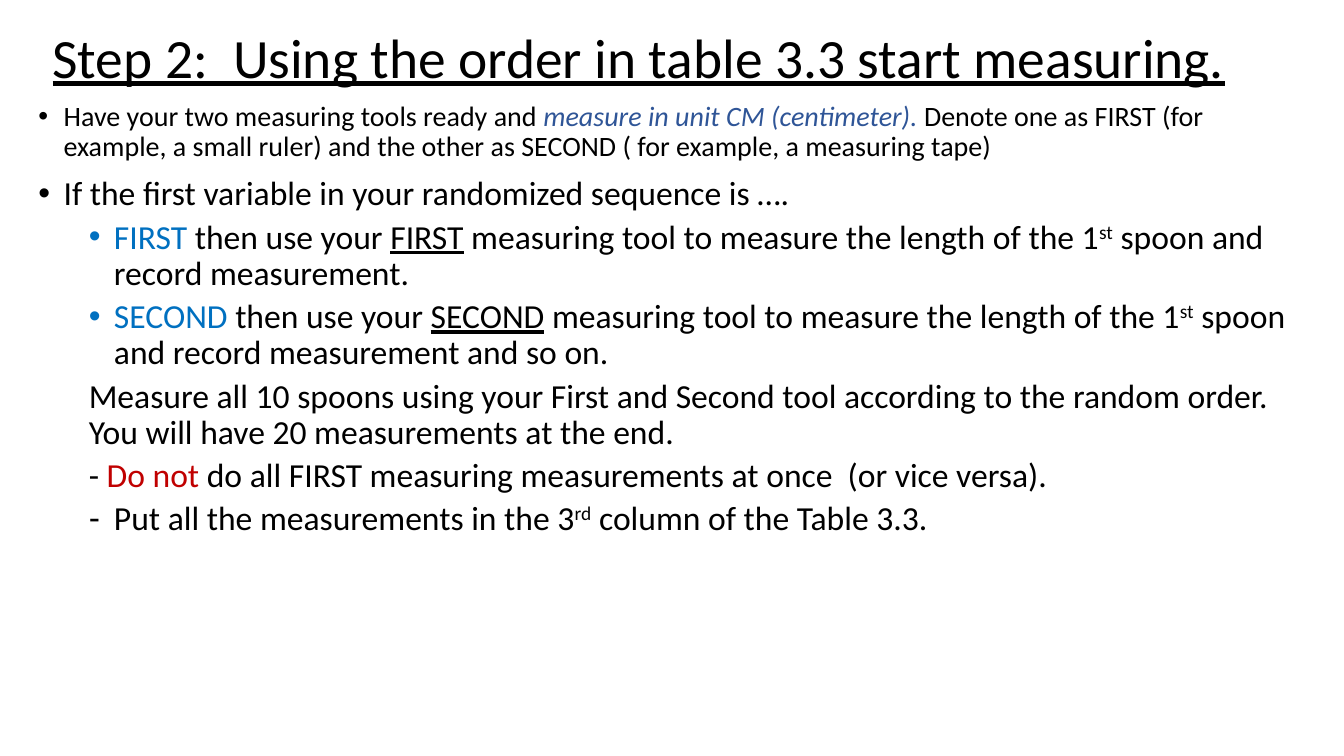
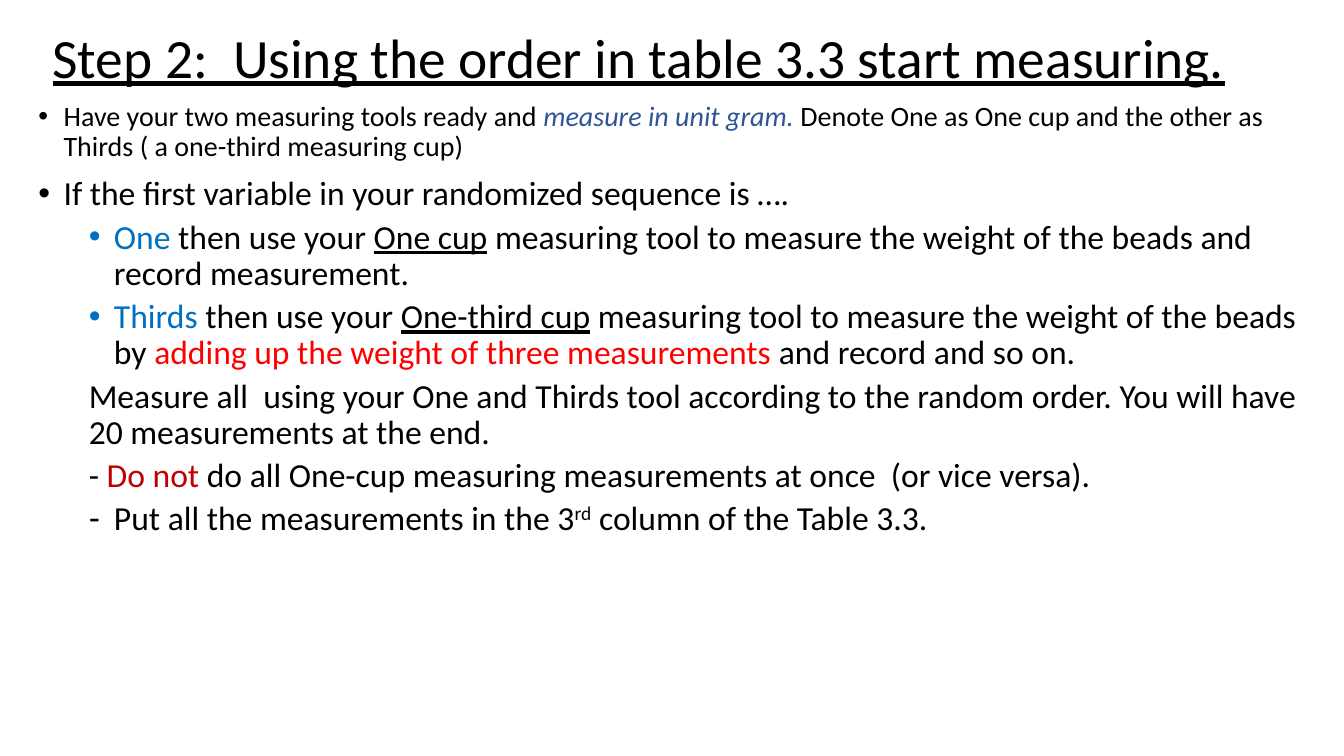
Before and after one commit to Shanlearning/Stat-201-teaching, a slide deck: slide 5 of Lab3/Lab 3.pptx. Drawn at 1344x756 pixels with LibreOffice and Linux fonts; fonts in the diff are those of the drawing. Boxes give left, top, right and bottom in pixels: in the first picture for what was removed or moved away, otherwise in the second. Text is boxed around its words. In the diff, an @@ line names an element or a change of style, - is before the commit and + after.

```diff
--- a/Lab3/Lab 3.pptx
+++ b/Lab3/Lab 3.pptx
@@ text at (64,106,1262,161): text changed @@
-• Have your two measuring tools ready and measure in unit CM (centimeter). Denote one as FIRST (for example, a small ruler) and the other as SECOND ( for example, a measuring tape)
+• Have your two measuring tools ready and measure in unit gram. Denote One as One cup and the other as Thirds ( a one-third measuring cup)
@@ text at (89,225,1296,493): text changed @@
-  • FIRST then use your FIRST measuring tool to measure the length of the 1st spoon and record measurement.
-  • SECOND then use your SECOND measuring tool to measure the length of the 1st spoon and record measurement and so on.
-  Measure all 10 spoons using your First and Second tool according to the random order. You will have 20 measurements at the end.
-  - Do not do all FIRST measuring measurements at once (or vice versa).
+  • One then use your One cup measuring tool to measure the weight of the beads and record measurement.
+  • Thirds then use your One-third cup measuring tool to measure the weight of the beads by adding up the weight of three measurements and record and so on.
+  Measure all using your One and Thirds tool according to the random order. You will have 20 measurements at the end.
+  - Do not do all One-cup measuring measurements at once (or vice versa).
```
Also in this commit, not shown: 2 other slides changed.
